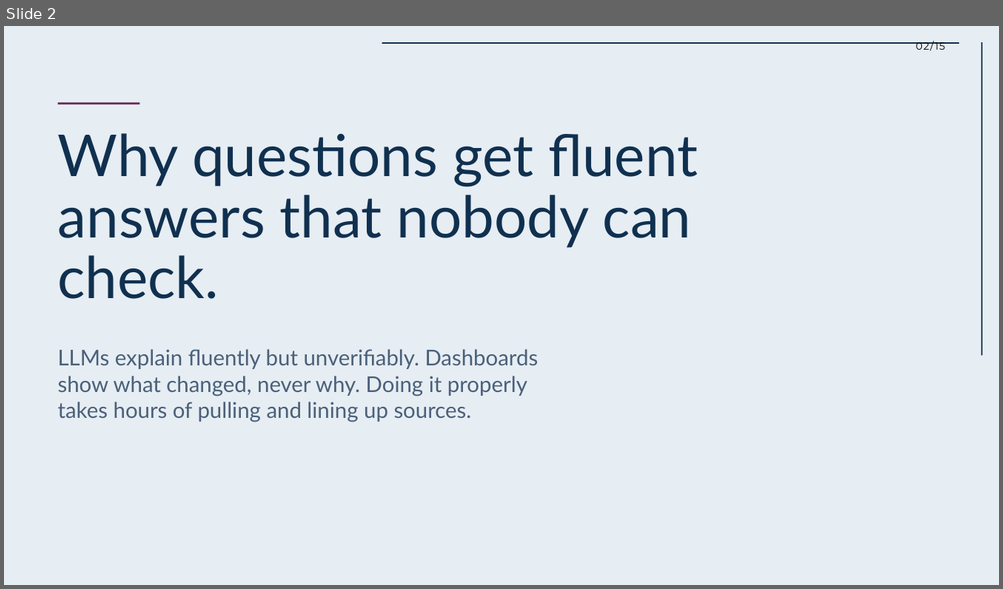
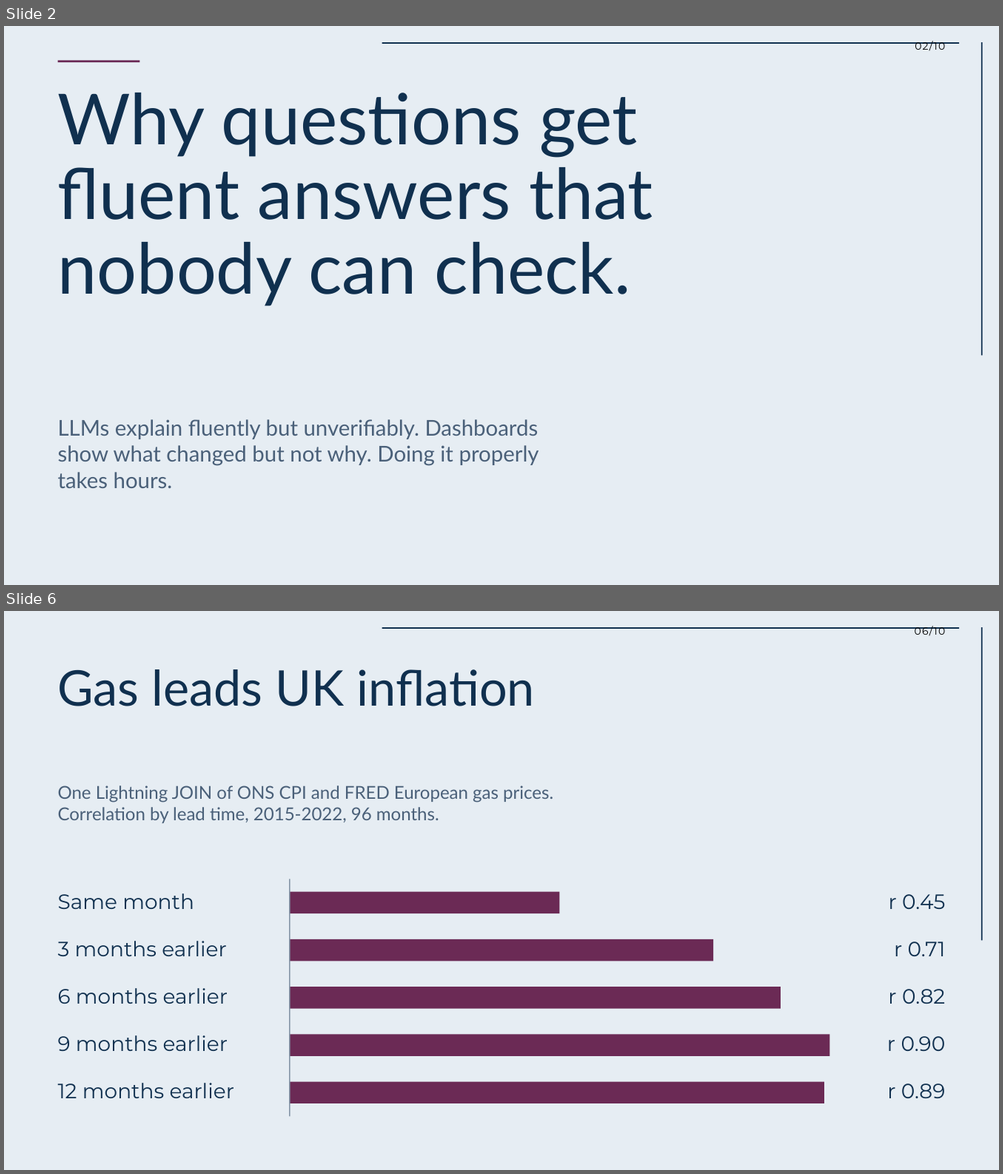
Before and after one commit to OlsOls4/because, a slide deck: docs/deck/Because-deck.pptx. Shown one above the other, each under a label of ours: slide 2 before the commit, slides 2 and 6 after it; the slides between them are not shown. The pictures are 1003x589 and 1003x1174 pixels, drawn with LibreOffice and Linux fonts; fonts in the diff are those of the drawing. Boxes give left, top, right and bottom in pixels: in the first picture for what was removed or moved away, otherwise in the second. Text is boxed around its words. In the diff, an @@ line names an element or a change of style, - is before the commit and + after.

Commit message:
Deck v2 (10 slides): user story, live Zetaris run 39949595787, federated JOIN finding, eval incl. failures, NIM, live-site screenshots; README screenshot

```diff
--- a/docs/deck/Because-deck.pptx
+++ b/docs/deck/Because-deck.pptx
@@ slide 6 added at bbox=[4, 611, 999, 1170], background #E6EDF3 @@
@@ rectangle added at bbox=[382, 627, 959, 629], fill #10304F @@
@@ text added at bbox=[914, 626, 945, 636], 10 pt, text #000000 @@
+06/10
@@ rectangle added at bbox=[981, 627, 982, 941], fill #10304F @@
@@ text added at bbox=[58, 669, 535, 706], 47.5 pt, text #10304F @@
+Gas leads UK inflation
@@ text added at bbox=[58, 786, 553, 823], 17.2 pt, text #4A6079 @@
+One Lightning JOIN of ONS CPI and FRED European gas prices. Correlation by lead time, 2015-2022, 96 months.
@@ text added at bbox=[58, 894, 194, 909], 20 pt, text #10304F @@
+Same month
@@ rectangle added at bbox=[289, 879, 290, 1117], fill #4A6079 @@
@@ rectangle added at bbox=[290, 892, 559, 914], fill #6B2A55 @@
@@ text added at bbox=[888, 894, 945, 909], 20 pt, text #10304F @@
+r 0.45
@@ text added at bbox=[58, 941, 226, 957], 20 pt, text #10304F @@
+3 months earlier
@@ rectangle added at bbox=[290, 940, 713, 961], fill #6B2A55 @@
@@ text added at bbox=[893, 942, 945, 957], 20 pt, text #10304F @@
+r 0.71
@@ rectangle added at bbox=[290, 987, 780, 1008], fill #6B2A55 @@
@@ text added at bbox=[58, 988, 227, 1004], 20 pt, text #10304F @@
+6 months earlier
@@ text added at bbox=[888, 989, 945, 1004], 20 pt, text #10304F @@
+r 0.82
@@ text added at bbox=[58, 1036, 227, 1051], 20 pt, text #10304F @@
+9 months earlier
@@ rectangle added at bbox=[290, 1035, 829, 1056], fill #6B2A55 @@
@@ text added at bbox=[887, 1037, 945, 1051], 20 pt, text #10304F @@
+r 0.90
@@ text added at bbox=[58, 1083, 234, 1099], 20 pt, text #10304F @@
+12 months earlier
@@ rectangle added at bbox=[290, 1082, 824, 1103], fill #6B2A55 @@
@@ text added at bbox=[887, 1084, 945, 1099], 20 pt, text #10304F @@
+r 0.89
@@ slide 2 changed as well @@
@@ text at bbox=[914, 42, 945, 51]: text changed @@
-02/15
+02/10
@@ rectangle: place and size @@
-rectangle at bbox=[58, 103, 140, 105]
+rectangle at bbox=[58, 60, 140, 62]
@@ text "Why questions get fluent answers ...": place and size @@
-text "Why questions get fluent answers ..." at bbox=[58, 133, 697, 299]
+text "Why questions get fluent answers ..." at bbox=[58, 93, 653, 306]
@@ text "Why questions get fluent answers ..." at bbox=[58, 93, 653, 306]: size 55.8 to 68 pt @@
@@ text at bbox=[58, 420, 539, 488]: text changed @@
-LLMs explain fluently but unverifiably. Dashboards show what changed, never why. Doing it properly takes hours of pulling and lining up sources.
+LLMs explain fluently but unverifiably. Dashboards show what changed but not why. Doing it properly takes hours.
```
Also in this commit, not shown: 2 other slides changed, 6 other slides added, 12 slides removed, 4 other files.
